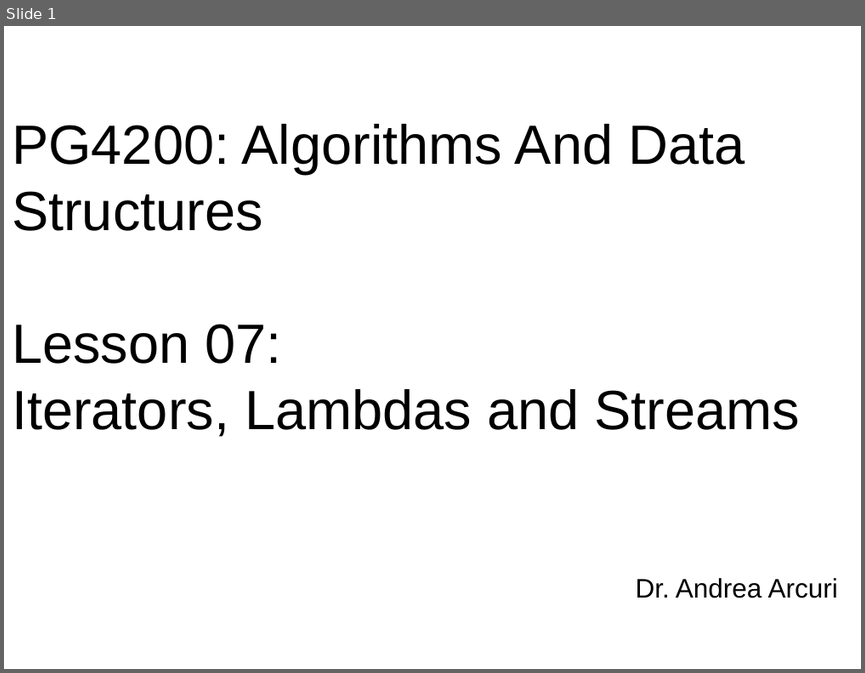
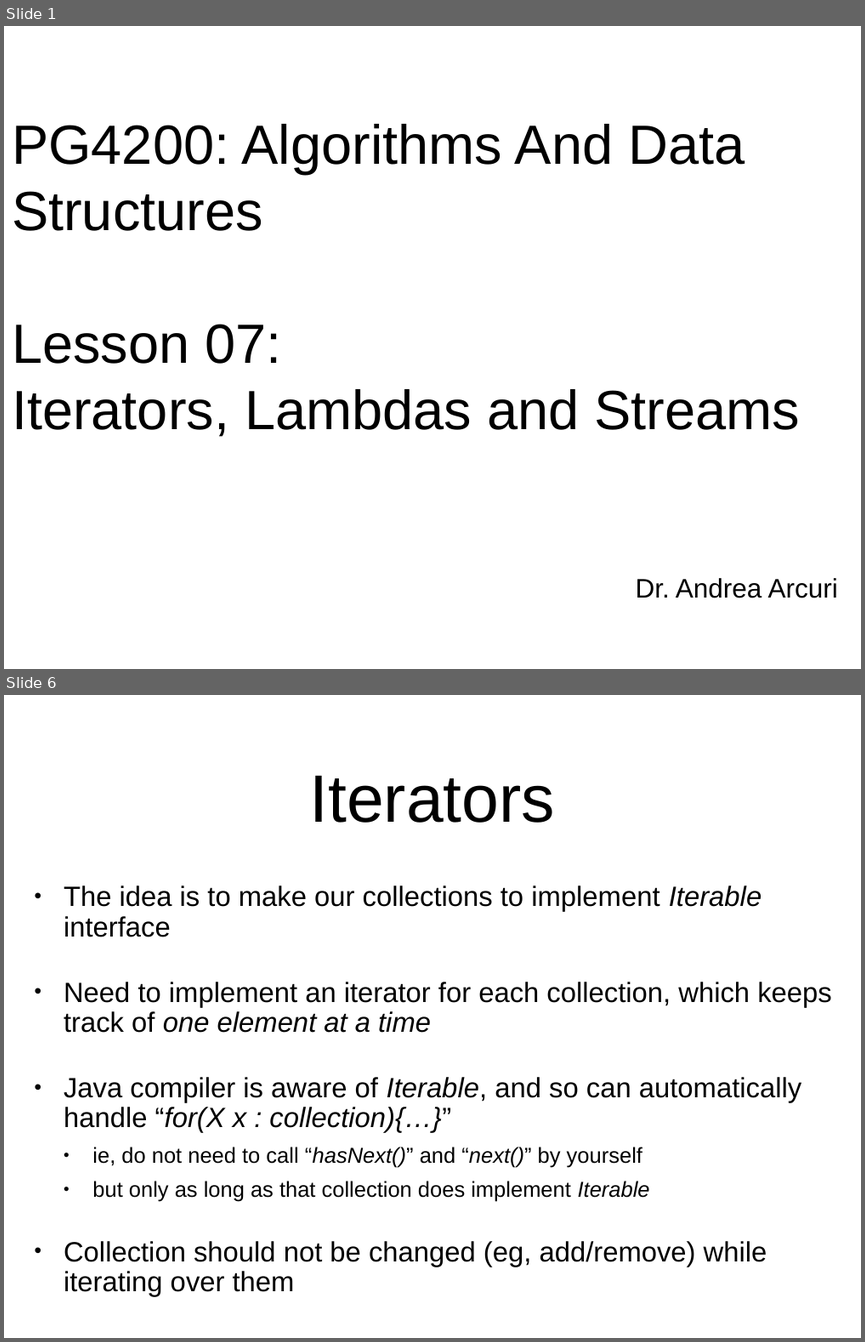
Before and after one commit to arcuri82/algorithms, a slide deck: docs/slides/07/07_streams.pptx. Shown one above the other, each under a label of ours: slide 1 before the commit, slides 1 and 6 after it; the slides between them are not shown. The pictures are 865x673 and 865x1342 pixels, drawn with LibreOffice and Linux fonts; fonts in the diff are those of the drawing. Boxes give left, top, right and bottom in pixels: in the first picture for what was removed or moved away, otherwise in the second. Text is boxed around its words. In the diff, an @@ line names an element or a change of style, - is before the commit and + after.

```diff
--- a/docs/slides/07/07_streams.pptx
+++ b/docs/slides/07/07_streams.pptx
@@ slide 6 added at (4, 695, 861, 1338), background #FFFFFF @@
@@ title added at (310, 775, 556, 823), 80 pt, text #000000 @@
+Iterators
@@ text added at (64, 885, 832, 1297), 33.3 pt, text #000000 @@
+• The idea is to make our collections to implement Iterable interface
+• Need to implement an iterator for each collection, which keeps track of one element at a time
+• Java compiler is aware of Iterable, and so can automatically handle “for(X x : collection){…}”
+  • ie, do not need to call “hasNext()” and “next()” by yourself
+  • but only as long as that collection does implement Iterable
+• Collection should not be changed (eg, add/remove) while iterating over them
```
Also in this commit, not shown: 22 other slides added, 1 other file.
